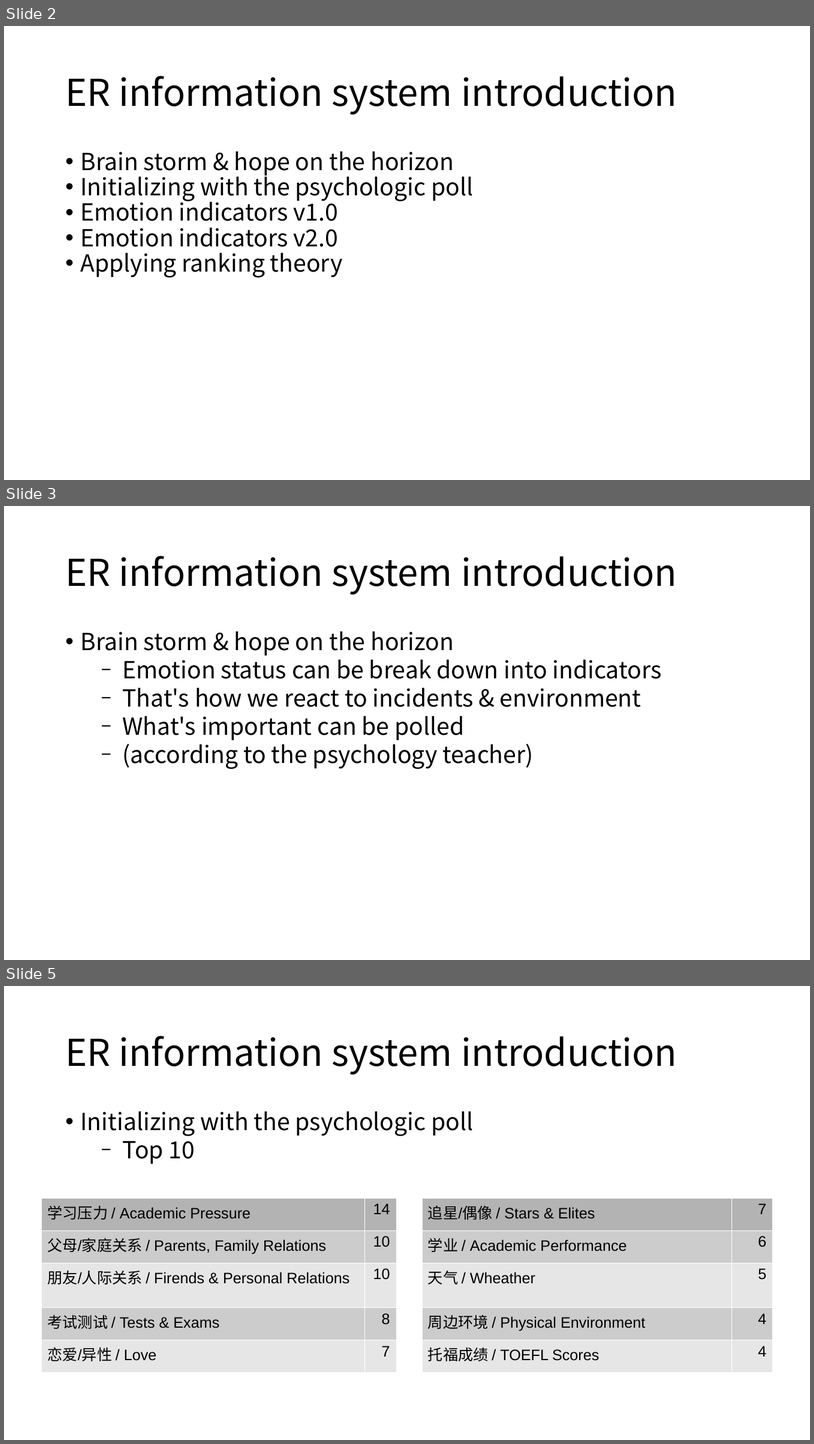
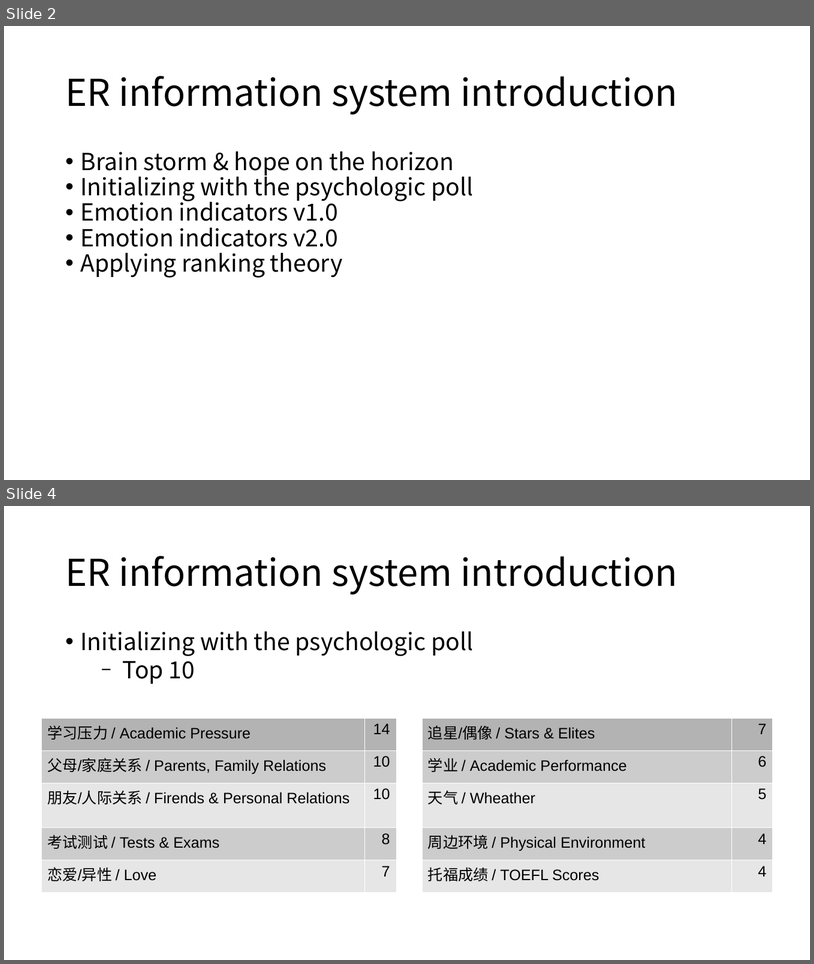
Before and after one commit to REDY-a/portfolio, a slide deck: maker/2 ER design v2.0.pptx. Shown one above the other, each under a label of ours: slides 2, 3 and 5 before the commit, slides 2 and 4 after it; the slides between them are not shown. The pictures are 814x1444 and 814x964 pixels, drawn with LibreOffice and Linux fonts; fonts in the diff are those of the drawing; background and template pictures are left out. Boxes give left, top, right and bottom in pixels: in the first picture for what was removed or moved away, otherwise in the second. Text is boxed around its words. In the diff, an @@ line names an element or a change of style, - is before the commit and + after.

```diff
--- a/maker/2 ER design v2.0.pptx
+++ b/maker/2 ER design v2.0.pptx
@@ slide 3 removed at (4,506,810,960), background #FFFFFF @@
@@ text removed at (65,556,678,595) @@
-ER information system introduction
@@ text removed at (81,631,662,769) @@
-• Brain storm & hope on the horizon
-  − Emotion status can be break down into indicators
-  − That's how we react to incidents & environment
-  − What's important can be polled
-  − (according to the psychology teacher)
@@ what was slide 5 is now slide 4 @@
```
Also in this commit, not shown: 3 slides changed, 6 other slides removed, 1 other file.
